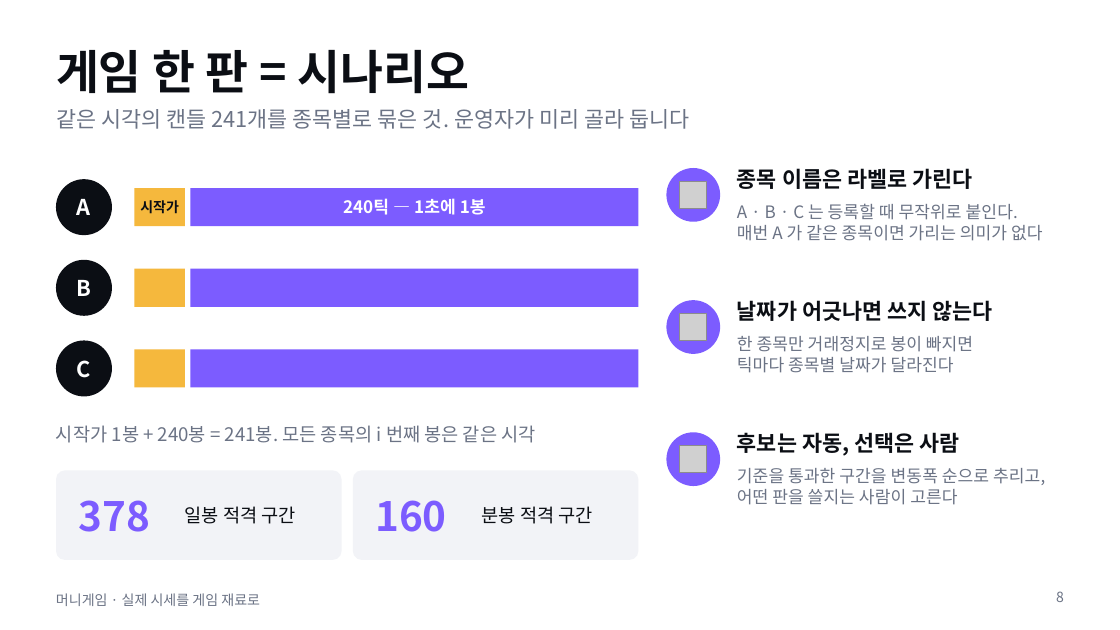
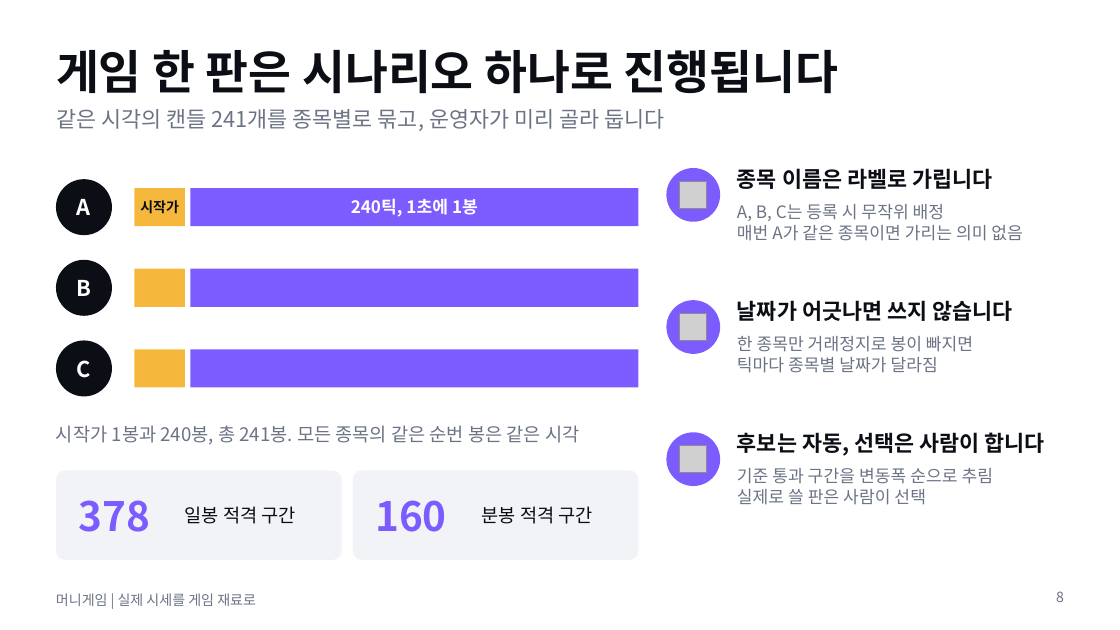
Before and after one commit to mth1108/money_game, a slide deck: slide 8 of presentations/01-data/moneygame-progress.pptx. Drawn at 1120x630 pixels with LibreOffice and Linux fonts; fonts in the diff are those of the drawing; grey boxes stand for pictures. Boxes give left, top, right and bottom in pixels: in the first picture for what was removed or moved away, otherwise in the second. Text is boxed around its words. In the diff, an @@ line names an element or a change of style, - is before the commit and + after.

```diff
--- a/presentations/01-data/moneygame-progress.pptx
+++ b/presentations/01-data/moneygame-progress.pptx
@@ title at (56,50,839,94): text changed @@
-게임 한 판 = 시나리오
+게임 한 판은 시나리오 하나로 진행됩니다
@@ text at (56,109,664,131): text changed @@
-같은 시각의 캔들 241개를 종목별로 묶은 것. 운영자가 미리 골라 둡니다
+같은 시각의 캔들 241개를 종목별로 묶고, 운영자가 미리 골라 둡니다
@@ text at (737,168,992,189): text changed @@
-종목 이름은 라벨로 가린다
+종목 이름은 라벨로 가립니다
@@ text at (351,198,478,217): text changed @@
-240틱 — 1초에 1봉
+240틱, 1초에 1봉
@@ text at (737,204,1023,241): text changed @@
-A · B · C 는 등록할 때 무작위로 붙인다.
-매번 A 가 같은 종목이면 가리는 의미가 없다
+A, B, C는 등록 시 무작위 배정
+매번 A가 같은 종목이면 가리는 의미 없음
@@ text at (737,300,1012,321): text changed @@
-날짜가 어긋나면 쓰지 않는다
+날짜가 어긋나면 쓰지 않습니다
@@ text at (737,357,938,373): text changed @@
-틱마다 종목별 날짜가 달라진다
+틱마다 종목별 날짜가 달라짐
@@ text at (56,425,579,445): text changed @@
-시작가 1봉 + 240봉 = 241봉. 모든 종목의 i 번째 봉은 같은 시각
+시작가 1봉과 240봉, 총 241봉. 모든 종목의 같은 순번 봉은 같은 시각
@@ text at (737,432,1045,456): text changed @@
-후보는 자동, 선택은 사람
+후보는 자동, 선택은 사람이 합니다
@@ text at (737,468,994,505): text changed @@
-기준을 통과한 구간을 변동폭 순으로 추리고,
-어떤 판을 쓸지는 사람이 고른다
+기준 통과 구간을 변동폭 순으로 추림
+실제로 쓸 판은 사람이 선택
@@ text at (56,593,256,606): text changed @@
-머니게임 · 실제 시세를 게임 재료로
+머니게임 | 실제 시세를 게임 재료로
```
Also in this commit, not shown: 11 other slides changed, 2 other files.
